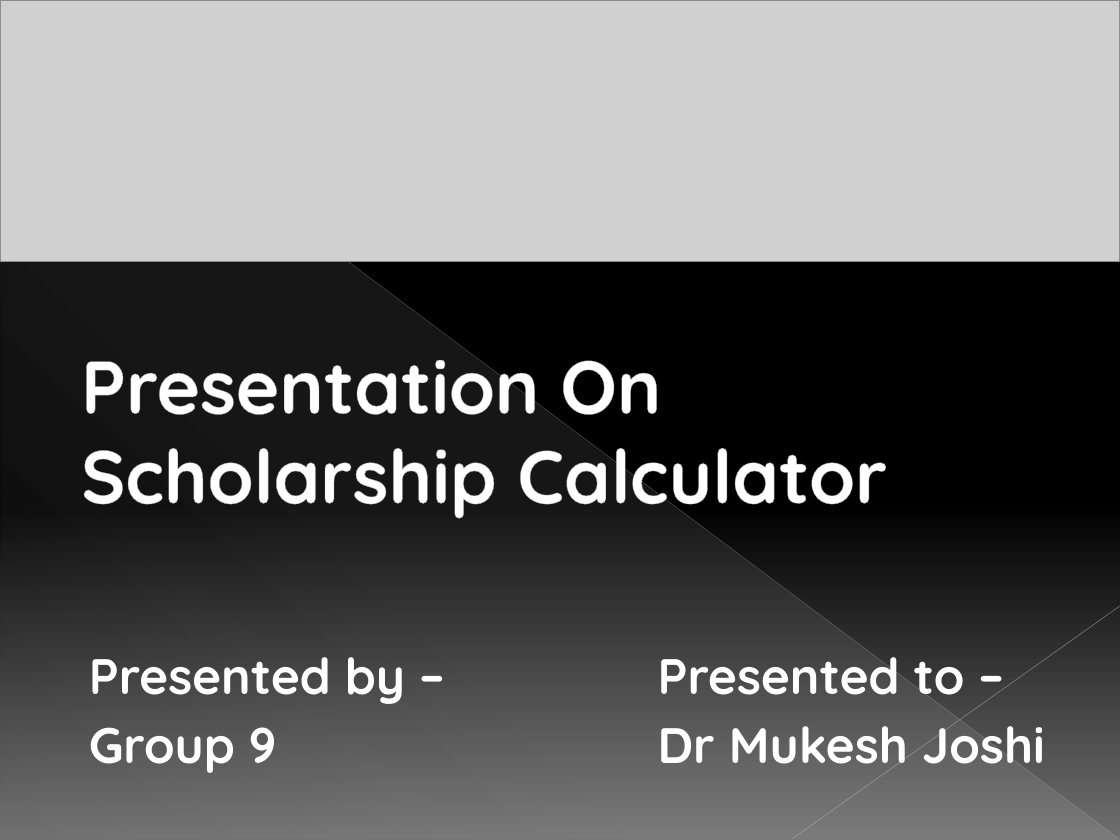
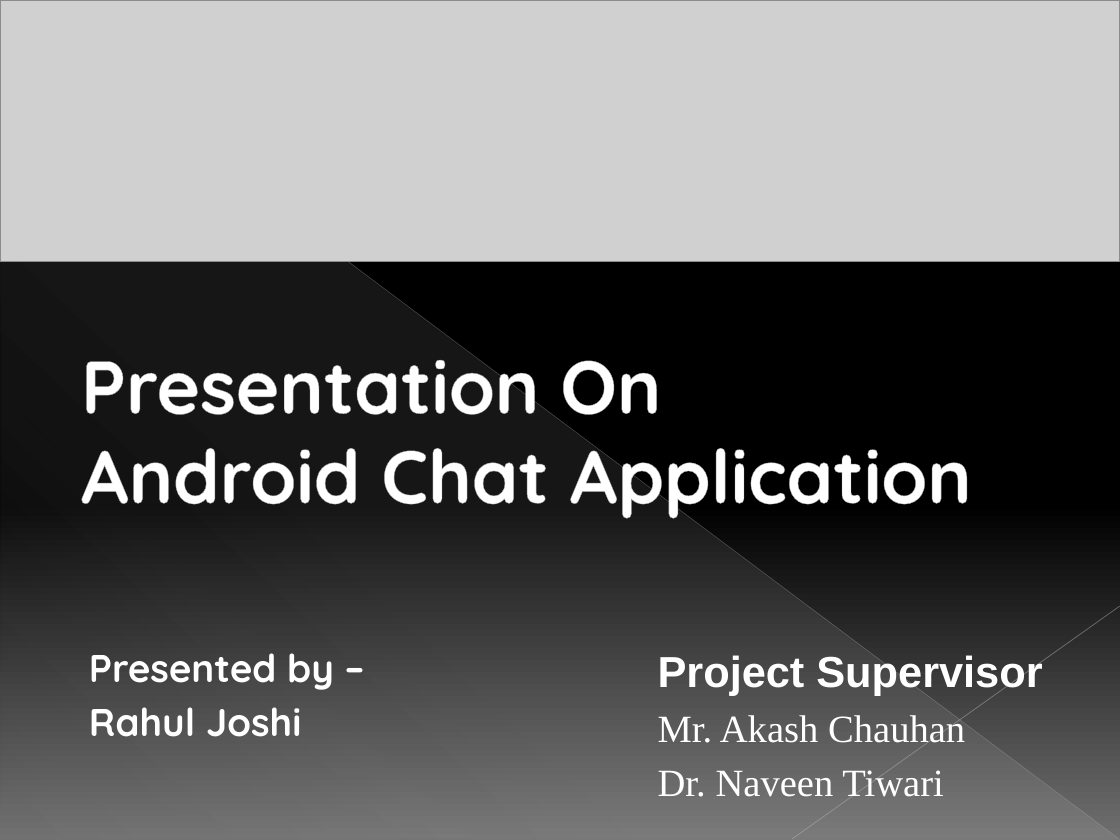
Before and after one commit to tf153/Gehu-Scholarship, a slide deck: slide 1 of Group 9 Poject Presentation.pptx. Drawn at 1120x840 pixels with LibreOffice and Linux fonts; fonts in the diff are those of the drawing; grey boxes stand for pictures. Boxes give left, top, right and bottom in pixels: in the first picture for what was removed or moved away, otherwise in the second. Text is boxed around its words. In the diff, an @@ line names an element or a change of style, - is before the commit and + after.

```diff
--- a/Group 9 Poject Presentation.pptx
+++ b/Group 9 Poject Presentation.pptx
@@ title at (81,360,972,523): text changed @@
-Presentation On Scholarship Calculator
+Presentation On
+Android Chat Application
@@ text at (89,653,334,690): size 32 to 24.8 pt in "Presented by –"; less space between paragraphs @@
@@ text at (658,655,1042,797): text changed; size 32 to 24.8 pt; font Quicksand to Times New Roman; bold off @@
-Presented to –
-Dr Mukesh Joshi
+Project Supervisor
+Mr. Akash Chauhan
+Dr. Naveen Tiwari
@@ text at (89,707,301,737): text changed; size 32 to 24.8 pt @@
-Group 9
+Rahul Joshi
```
Also in this commit, not shown: 9 other slides changed, 2 slides added, 2 slides removed.
